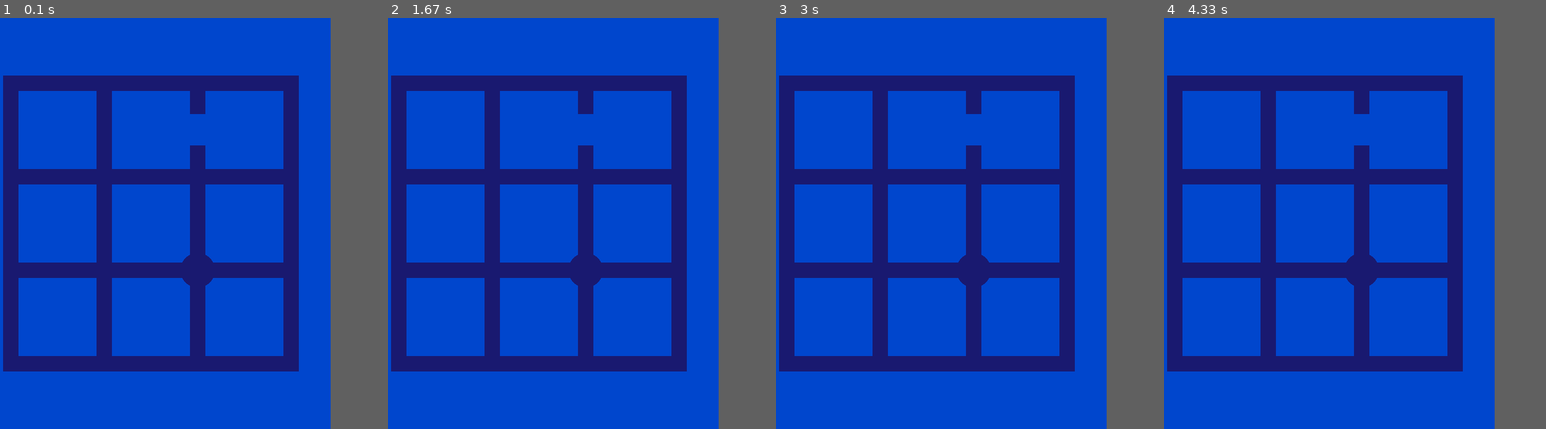
Above: before the commit, frames 1-4 (left to right).
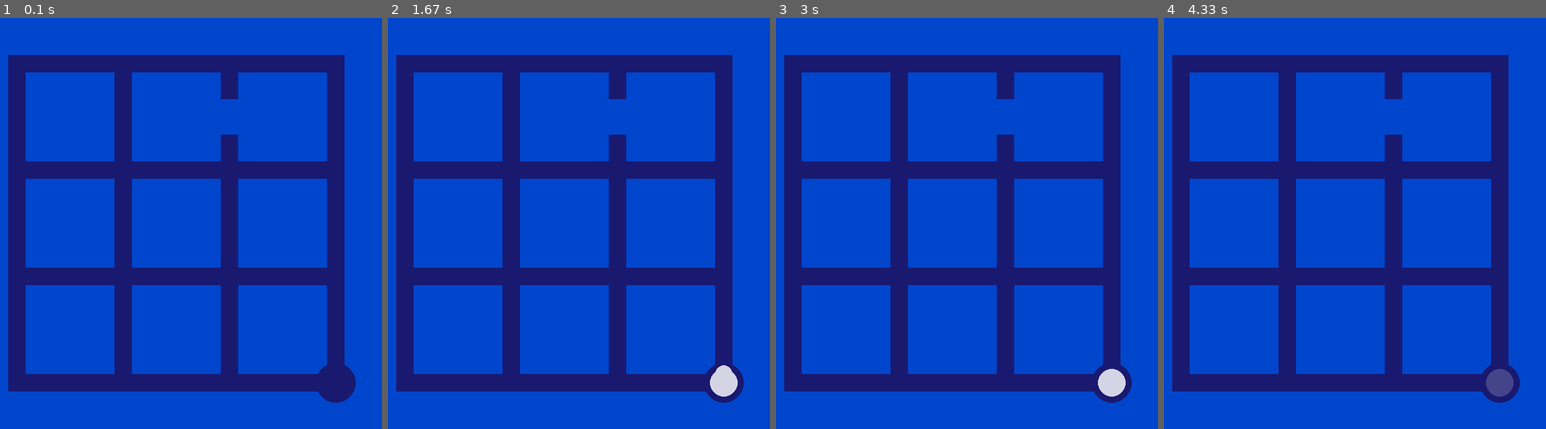
Above: after the commit, the same moments.

Repository: bananaflame/witnessPanel
Game: pygame game, started from main3.py
The game is run twice, just before and just after one commit, with the same random seed, the same clock (stepped at 60 frames per second) and the same inputs.
Inputs (mouse positions are in pixels of both pictures, inside the frame that each line leads up to):
- Up to frame 1 (0.1 s): no input
- Up to frame 2 (1.67 s): click (563, 223) at 0.38 s; click (716, 367) at 1.22 s
- Up to frame 3 (3 s): click (1108, 379) at 2.55 s
- Up to frame 4 (4.33 s): no input
In our replay, the window is 700x800 before the commit and 800x800 after it. These sizes can differ from the game's own. Grey fills any space a smaller window leaves; there, only what the larger window draws over its background counts as a difference.

The runs differ from the first frame. In frame 1, 33% of the frame differs, in the area x 0-94%, y 9-94%; in frame 2, 33%; in frame 3, 33%; in frame 4, 33%.

Commit message:
made line look nice
Added circles to trace joints to make rounded edges and fixed line
segments being drawn off by one pixel. (this seems to be necessary due
to an irregularity in the way circle positions are interpreted.) Next
up: maze border and trace self collisions.

Diff:
--- a/main3.py
+++ b/main3.py
@@ -30,7 +30,7 @@
         self.startpos = tuple(startpos)
         self.path = [((self.pos[0] - self.xborder - self.width/2)/(self.mazesquaresize+self.width),
                             (self.pos[1] - self.yborder - self.width/2)/(self.mazesquaresize+self.width)),] #starting grid position for path
-        self.pixelpath = [self.startpos,]
+        self.pixelpath = [self.startpos]
         self.isonrow = True
         self.isoncolumn = True
         self.xtravelled = 0
@@ -99,8 +99,6 @@
 
     def tryMove(self,dist_to_move,direction):
         distance = math.ceil(dist_to_move) #always try to move at least 1 pixel
-
-        #all pixelpath statements need revision!!
 
         if direction == up:
             for i in range(distance):
@@ -181,12 +179,12 @@
 
     def draw(self,display):
         pygame.draw.circle(display, self.color, self.startpos, self.currentradius)
-
-        self.pixelpath.append((self.pos[0],self.pos[1]))
-        pygame.draw.lines(display,self.color,False,self.pixelpath,self.width)
+        self.pixelpath.append(self.pos)
+        for coord in range(len(self.pixelpath)-1):
+            pygame.draw.line(display,self.color,(self.pixelpath[coord][0]-1,self.pixelpath[coord][1]-1),(self.pixelpath[coord+1][0]-1,self.pixelpath[coord+1][1]-1),self.width)
+            pygame.draw.circle(display,self.color,self.pixelpath[coord],int(self.radius))
+        pygame.draw.circle(display,self.color,self.pos,int(self.radius))
         self.pixelpath.pop()
-
-        pygame.draw.circle(display,self.color,self.pos,self.width//2)
 
 
 class Wall():
@@ -396,9 +394,10 @@
                                 int(self.linewidth*1.15))
 
 
-    def drawTrace(self,display):
-        self.tracedisplay.fill(clear)
-        self.trace.draw(self.tracedisplay)
+    def drawTrace(self,display,is_alive):
+        if is_alive:
+            self.tracedisplay.fill(clear)
+            self.trace.draw(self.tracedisplay)
         #all the sections of the trace need to be faded as one image, otherwise
         #we get issues with transparent surfaces overlapping and being more opaque
         self.tracedisplay.set_alpha(256 - self.tracefade)
@@ -407,7 +406,7 @@
 
 
 pygame.init()
-displaysize = [700,800]
+displaysize = [800,800]
 screen = pygame.display.set_mode(displaysize)
 clock = pygame.time.Clock()
 m1prev = False
@@ -419,7 +418,7 @@
 size = (3,3)
 nullzones = (((2,0),(2,1),2/5),)#(((1,1),(2,1),1/2),((3,3),(4,3),1),((0,4),(1,4),1/3),((1,1),(1,2),1/2),((2,2),(2,3),1)) #nullzone coordinate pairs must be left to right or up to down
 symbols = ()
-starts = ((2,2),)
+starts = ((3,3),)
 #reminder: when only one tuple in another tuple, needs comma at end to tell python
 #it's a tuple tuple, not just a tuple... lol   i.e. ((1,1),)
 ends = ()#((0,0,up),(0,0,left),(2,0,up),(4,0,right),(4,4,right),(4,4,down),(0,4,down),(0,4,left))
@@ -451,7 +450,7 @@
 
     if startupdating:
         testmaze.update(is_alive)
-        testmaze.drawTrace(screen)
+        testmaze.drawTrace(screen, is_alive)
 
     pygame.display.flip()
     clock.tick(60)
--- a/psuedo.and.todo.txt
+++ b/psuedo.and.todo.txt
@@ -1,31 +1,31 @@
 ideas, problems, misc:
 
 problem: trace sometimes snaps to intersection when pressing against outer border
+problem: line can pass through outer border
+problem: trace body not quite on the right place
+problem: current maze configuration and resolution seems to be not putting the bottom border in the right place
+still a problem with going down then back up again for line drawing, took video on phone
+ - seems to be something about the code on the raspberry pi? weird
 
-idea: line start is circle that grows bigger, created in constructor of Trace *and added to the trace body sprite list* so it keeps getting drawn
- - working on this ^, was going to have the tracestarts be purely graphical because you can go through them in the beginning of the trace,
-   but then I remembered that the trace head collides with the sides of the trace start if you loop around and touch it
-   one solution to this might be to have an invisible sprite associated with the trace start that only counts for collisions if
-   the trace has gone through one intersection, gotta figure out how to do that though
+idea: have a fifth type of nullzone, "full" that adds nullzones in all four directions
+ - to make rounded maze corners, add rounded edges on default corners and any points adjacent to full nullzones if the nullzone is on edge of maze
+idea: to test if line on a finish point, check if either gridpos is further than maze size
 
-idea: to test if line on a finish point, check if either gridpos is further than maze size
-idea: add nullzone for trace start once line goes over another intersection
 
 elif self.ysquarestravelled.is_integer(): - this line in Trace.update() can perhaps just be else:, test this
 
 To Do:
-add finish functionality to maze data
-add intersection sprites for collisions at maze intersections, as well as hexagon sprites (wait, maybe just hexagon sprites?)
- - maybe don't do this ^ but find a way to store trace path
-    - going to have a trace body object that updates with info from trace head every frame
-      *checking for intersection passing and hexagon coverage needs to happen during trymove though so nothing is jumped over*
-draw line body based on occupied intersections, and stretch active dimension of a "current" rectangle surface as line head moves
+add nullzone for trace start once line goes over another intersection
+add nullzones for line body in trymove()
+add maze border nullzones
+draw circles at trace body joints and fix trace body positioning
 
 further down the line:
 check if variables need to be self.var or just var
 solution checking: [SPOILERS FOR THE WITNESS PUZZLE MECHANICS BELOW]
- - hexagon sprites all collide with line segments
+ - hexagons can be checked simply by analyzing trace path upon finishing
 use left/right of line algorithm to separate grid into groups, for all white/black squares check if any of other color in group
 for tetrominoes analyze the group the tetromino is in
 "learning mode" aka wrong elements flash when wrong?
 make intersection snapping moving to intersection instead of snapping
+ - maybe intersection checking needs to happen first in update() to prevent oscillation like last time I tried this
